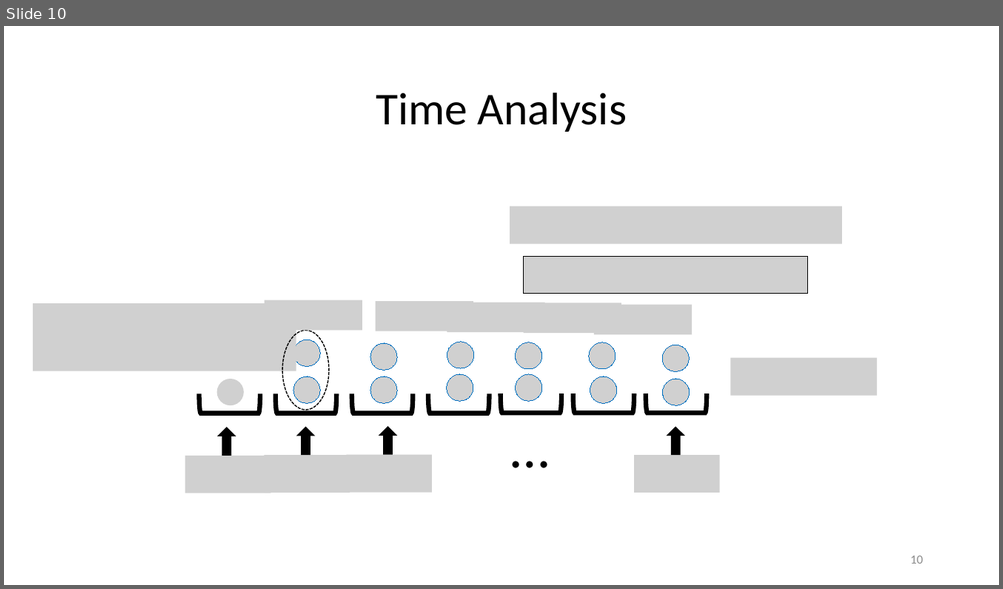
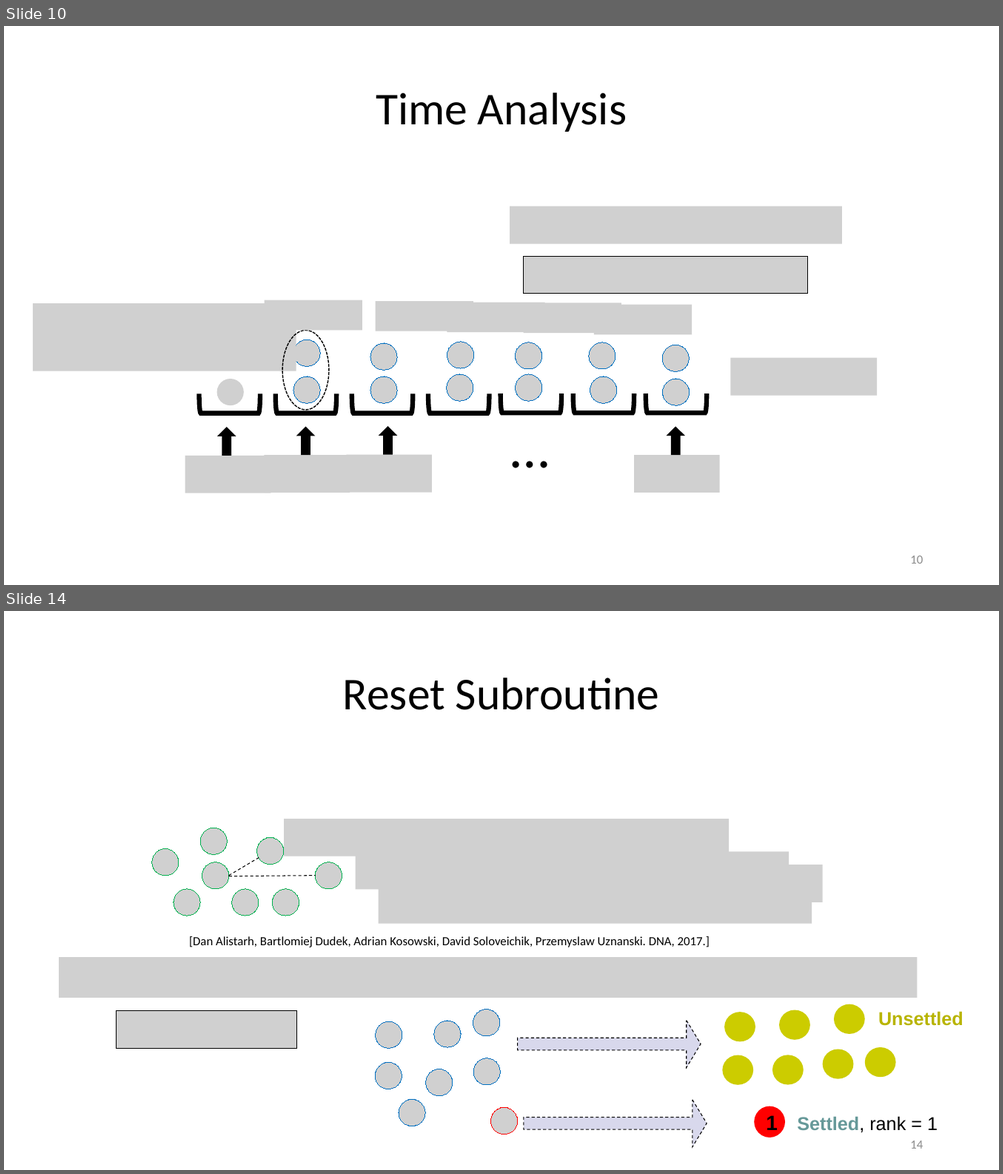
Before and after one commit to EricESeverson/academic-website, a slide deck: static/media/efficient_ssle_talk.pptx. Shown one above the other, each under a label of ours: slide 10 before the commit, slides 10 and 14 after it; the slides between them are not shown. The pictures are 1003x589 and 1003x1174 pixels, drawn with LibreOffice and Linux fonts; fonts in the diff are those of the drawing; grey boxes stand for pictures. Boxes give left, top, right and bottom in pixels: in the first picture for what was removed or moved away, otherwise in the second. Text is boxed around its words. In the diff, an @@ line names an element or a change of style, - is before the commit and + after.

```diff
--- a/static/media/efficient_ssle_talk.pptx
+++ b/static/media/efficient_ssle_talk.pptx
@@ slide 14 added at (4, 611, 999, 1170), background #FFFFFF @@
@@ title added at (343, 678, 659, 710), 44 pt, text #000000 @@
+Reset Subroutine
@@ picture added at (284, 819, 728, 857) @@
@@ group added at (152, 828, 299, 916): 5 pictures @@
@@ picture added at (257, 838, 284, 865) @@
@@ picture added at (356, 852, 789, 889) @@
@@ picture added at (202, 863, 228, 889) @@
@@ line added from (228, 876) to (259, 858), #000000 0.75 pt dashed @@
@@ line added from (228, 877) to (315, 876), #000000 0.75 pt dashed @@
@@ picture added at (315, 863, 342, 889) @@
@@ picture added at (389, 865, 822, 902) @@
@@ picture added at (378, 886, 812, 923) @@
@@ text added at (189, 937, 709, 948), 12 pt, text #000000 @@
+[Dan Alistarh, Bartlomiej Dudek, Adrian Kosowski, David Soloveichik, Przemyslaw Uznanski. DNA, 2017.]
@@ picture added at (60, 958, 917, 998) @@
@@ picture added at (116, 1011, 297, 1048) @@
@@ up arrow added at (518, 1020, 700, 1068), fill #D8D8EC, outline #000000 0.75 pt dashed @@
@@ text added at (878, 1011, 963, 1026), 18 pt, text #B8B400, bold @@
+Unsettled
@@ group added at (723, 1005, 896, 1085): 7 ellipses @@
@@ group added at (375, 1009, 518, 1135): 8 pictures @@
@@ up arrow added at (523, 1100, 706, 1147), fill #D8D8EC, outline #000000 0.75 pt dashed @@
@@ ellipse added at (754, 1106, 785, 1138), fill #FF0000, 20 pt, text #000000, bold @@
+1
@@ text added at (797, 1116, 937, 1133), 18 pt, text #669999, bold @@
+Settled, rank = 1
@@ page number added at (910, 1141, 922, 1149), 12 pt, text #8C8C8C @@
+14
```
Also in this commit, not shown: 9 slides changed, 13 other slides added, 18 slides removed, 7 other files.
